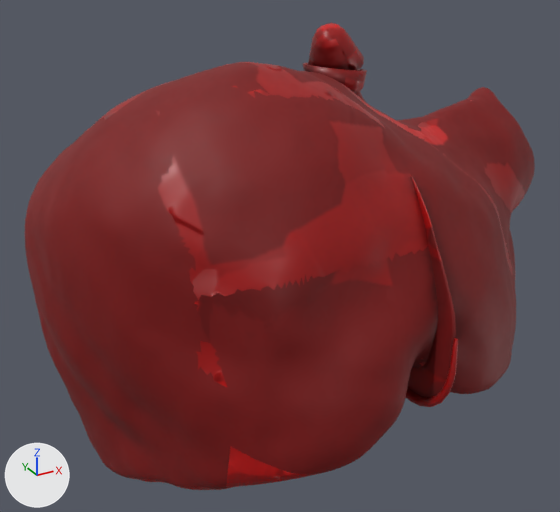
Before and after pictures for a commit that changed the glTF model public/3d/modeli/organi-3d/jetra.glb.
One viewpoint serves both versions: a camera (50 mm lens) standing at (-0.156, -0.254, 0.121) and looking at (-0.014, 0.004, -0.008). Lighting does not change. The marker at lower left points along +X, +Y and +Z. The first picture is the older version. Where no turn or scale is listed for an object, it has been applied to the vertices. Vertices at exactly the same position are counted once.

The first picture shows 'Falciform ligament (lastno)', 'Hepatic veins (CT)', 'Inferior vena cava (CT)', 'Left lobe of liver (lastno)', 'Quadrate lobe of liver (lastno)', 'Right lobe of liver (lastno)', 'Round ligament of liver (lastno)'.
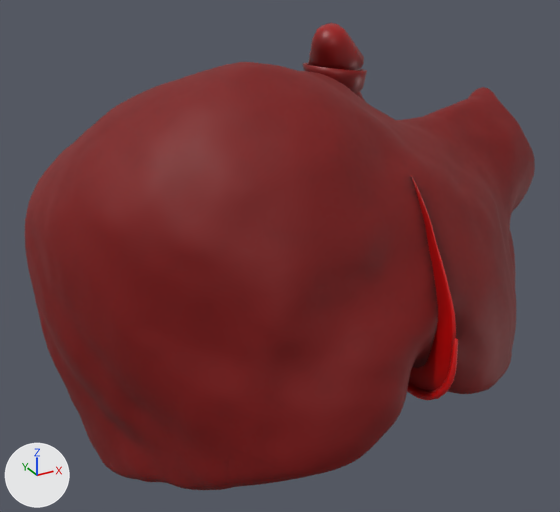
Where the newer file only moved an object's origin or applied its transform, the numbers keep the older frame.

The change, as a diff of the scene's bpy script:
```diff
--- a/public/3d/modeli/organi-3d/jetra.glb.py
+++ b/public/3d/modeli/organi-3d/jetra.glb.py
@@ me_srpasta_002 @@
-me_srpasta_002.from_pydata(...)  # 432 vertices, 860 faces; spans x -0.0097..0.0005, y -0.0971..-0.0524, z -0.0291..0.0465
+me_srpasta_002.from_pydata(...)  # 432 vertices, 860 faces; spans x -0.0093..0.0005, y -0.0972..-0.0524, z -0.0266..0.0465
+# me_srpasta_002 part 1: 110 of 432 vertices moved; they spanned x -0.0097..-0.0076, y -0.0964..-0.0565, z -0.0291..-0.0153 and now span x -0.0093..-0.0076, y -0.0957..-0.056, z -0.0266..-0.0153; mean shift (0.0002, 0.0012, 0.0016); largest move (-0.009, -0.0596, -0.0263) -> (-0.0084, -0.0569, -0.0216)
+# me_srpasta_002 part 2: 838 kept faces spanning x -0.0093..0.0005, y -0.0972..-0.0524, z -0.0266..0.0465 get new texture (UV) coordinates
+# me_srpasta_002 part 3: 212 kept faces spanning x -0.0093..-0.0073, y -0.0972..-0.0558, z -0.0266..-0.0096 get new vertex colours; the middle colour goes from red #a80000 to red #9b0000
 me_srpasta_002.materials.append(mat_o_zolcevod)
@@ me_jetra_ct_018 @@
-me_jetra_ct_018.from_pydata(...)  # 13435 vertices, 26862 faces; spans x -0.0596..0.0596, y -0.0687..0.0687, z -0.0529..0.0529
+me_jetra_ct_018.from_pydata(...)  # 13434 vertices, 26860 faces; spans x -0.0596..0.0596, y -0.0687..0.0686, z -0.0529..0.0529
+# me_jetra_ct_018 part 4: 2 vertices moved within x -0.0511..-0.0484, y -0.0351..0.0162, z 0.0347..0.0527; 6602 vertices removed from x -0.0596..0.0596, y -0.0686..0.0687, z -0.0529..0.0529; 6601 vertices added at x -0.0596..0.0596, y -0.0687..0.0686, z -0.0529..0.0529
+# me_jetra_ct_018 part 5: 3245 kept faces spanning x -0.0596..0.0596, y -0.0687..0.0662, z -0.0527..0.0529 get new texture (UV) coordinates
 me_jetra_ct_018.materials.append(mat_o_zolcevod)
@@ me_jetra_ct_019 @@
-me_jetra_ct_019.from_pydata(...)  # 1093 vertices, 2182 faces; spans x -0.0165..0.0165, y -0.0176..0.0176, z -0.015..0.015
+me_jetra_ct_019.from_pydata(...)  # 1093 vertices, 2182 faces; spans x -0.0165..0.0165, y -0.0177..0.0176, z -0.015..0.015
+# me_jetra_ct_019 part 6: 14 of 1093 vertices moved; they spanned x -0.0059..0.0014, y -0.0158..-0.011, z 0.0022..0.0043 and now span x -0.0051..0.0014, y -0.0154..0.013, z 0.0024..0.0147; mean shift (0.0001, 0.0155, 0.0069); largest move (-0.0035, -0.0131, 0.0034) -> (-0.0043, 0.0123, 0.0147)
+# me_jetra_ct_019 part 7: 2011 kept faces spanning x -0.0165..0.0165, y -0.0177..0.0175, z -0.015..0.0143 get new texture (UV) coordinates
+# other edits to the shape of me_jetra_ct_019 do not show in these pictures
 me_jetra_ct_019.materials.append(mat_o_zolcevod)
@@ me_jetra_ct_017 @@
-me_jetra_ct_017.from_pydata(...)  # 21092 vertices, 42180 faces; spans x -0.057..0.057, y -0.096..0.096, z -0.079..0.079
+me_jetra_ct_017.from_pydata(...)  # 21087 vertices, 42170 faces; spans x -0.057..0.057, y -0.096..0.096, z -0.079..0.079
+# me_jetra_ct_017 part 8: 107 vertices moved within x -0.055..0.057, y -0.093..0.094, z -0.077..0.067; 143 vertices removed from x -0.055..0.057, y -0.095..0.095, z -0.079..0.067; 138 vertices added at x -0.055..0.057, y -0.096..0.094, z -0.079..0.067
+# me_jetra_ct_017 part 9: 35263 kept faces spanning x -0.057..0.057, y -0.096..0.096, z -0.079..0.079 get new texture (UV) coordinates
+# me_jetra_ct_017 part 10: 742 kept faces spanning x 0.029..0.057, y -0.095..0.045, z -0.025..0.068 get new vertex colours; the middle colour goes from red #dd0000 to red #e80000
+# other edits to the shape of me_jetra_ct_017 do not show in these pictures
 me_jetra_ct_017.materials.append(mat_o_zolcevod)
@@ me_obla_002 @@
-me_obla_002.from_pydata(...)  # 242 vertices, 480 faces; spans x -0.0113..-0.0054, y -0.0978..-0.0478, z -0.0306..0.0
+me_obla_002.from_pydata(...)  # 242 vertices, 480 faces; spans x -0.011..-0.0054, y -0.0977..-0.0479, z -0.0281..0.0
+# me_obla_002 part 11: 177 of 242 vertices moved; they spanned x -0.0113..-0.0066, y -0.0978..-0.0478, z -0.0306..-0.0139 and now span x -0.011..-0.0066, y -0.0975..-0.0479, z -0.0281..-0.0137; mean shift (0.0003, 0.0015, 0.002); largest move (-0.0092, -0.0638, -0.025) -> (-0.0087, -0.0613, -0.021)
+# me_obla_002 part 12: 446 kept faces spanning x -0.011..-0.0054, y -0.0977..-0.0479, z -0.0281..0.0 get new texture (UV) coordinates
+# me_obla_002 part 13: 263 kept faces spanning x -0.011..-0.0066, y -0.0972..-0.0479, z -0.0281..-0.0066 get new vertex colours; the middle colour goes from red #c10000 to red #b90000
 me_obla_002.materials.append(mat_o_zolcevod)
```

Location of each change, (x1, y1, x2, y2) in pixels of the pictures (560 x 512 px; the box of a moved part takes in the faces that stretch with it):
'Round ligament of liver (lastno)', reshaped (10% shorter): before (406, 338, 458, 407); after (407, 338, 458, 400)
part 1 of me_srpasta_002, moved or reshaped: before (408, 359, 447, 398); after (409, 359, 447, 391)
part 2 of me_srpasta_002, surface changed: before (408, 176, 456, 398); after (411, 176, 456, 391)
part 3 of me_srpasta_002, recoloured: before (408, 359, 450, 398); after (414, 359, 450, 391)
part 4 of me_jetra_ct_018, moved or reshaped: (342, 84, 526, 392) in both
part 5 of me_jetra_ct_018, surface changed: (350, 91, 526, 393) in both
part 6 of me_jetra_ct_019, moved or reshaped: before (270, 465, 306, 475); after (280, 469, 301, 475)
part 7 of me_jetra_ct_019, surface changed: (227, 446, 309, 488) in both
part 8 of me_jetra_ct_017, moved or reshaped (mostly hidden): before (43, 132, 422, 489); after (43, 80, 417, 490)
part 9 of me_jetra_ct_017, surface changed: (100, 62, 438, 490) in both
part 10 of me_jetra_ct_017, recoloured: (404, 202, 422, 401) in both
part 11 of me_obla_002, moved or reshaped: before (414, 370, 456, 407); after (417, 370, 456, 400)
part 12 of me_obla_002, surface changed: before (406, 338, 458, 407); after (407, 338, 458, 400)
part 13 of me_obla_002, recoloured: before (406, 359, 452, 406); after (407, 359, 452, 399)
